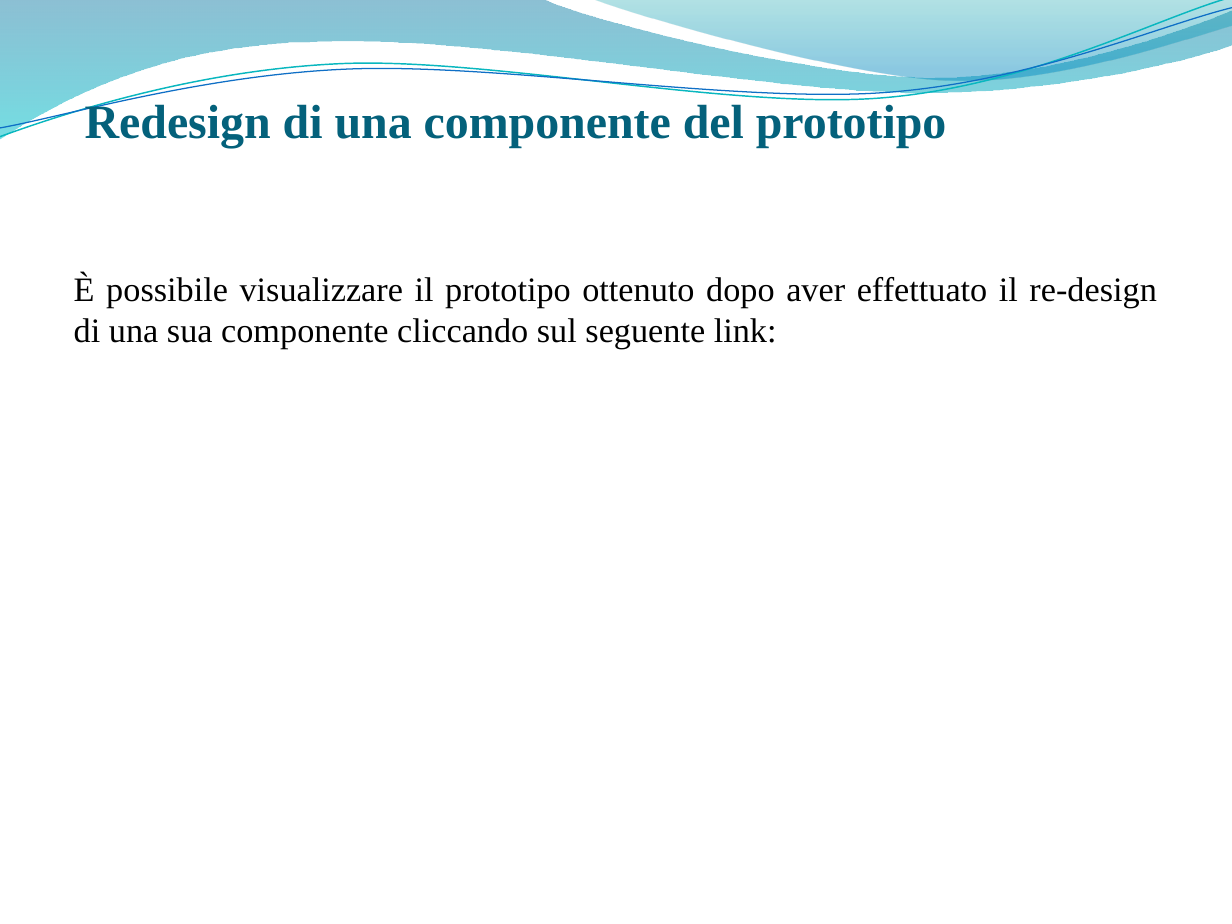
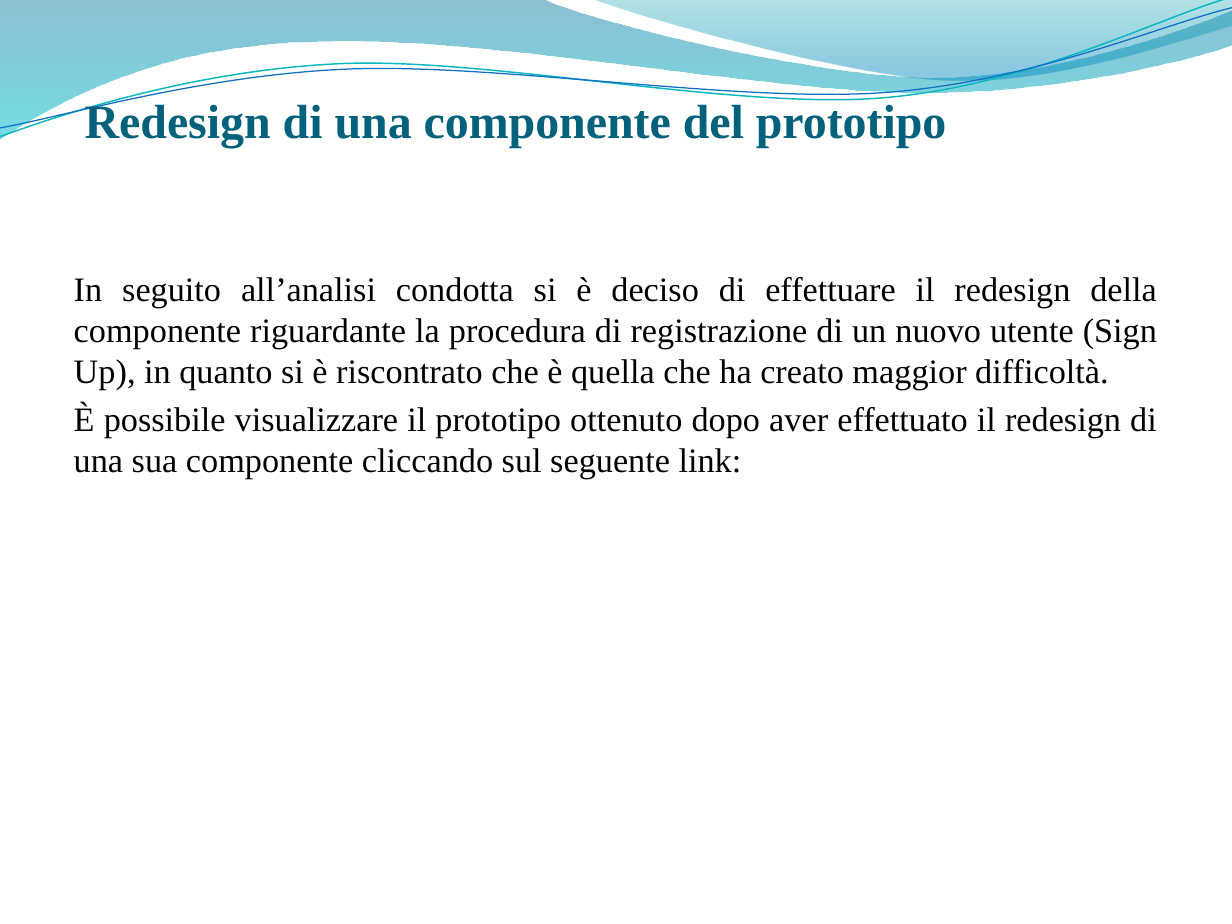
Before and after one commit to giusmastro91/Cognitive-systems, a slide deck: slide 40 of Prova_6/Leone_Mastrosimone_PresentazioneProgetto.pptx (slide 5 before the commit). Drawn at 1232x924 pixels with LibreOffice and Linux fonts; fonts in the diff are those of the drawing; background and template pictures are left out. Boxes give left, top, right and bottom in pixels: in the first picture for what was removed or moved away, otherwise in the second. Text is boxed around its words. In the diff, an @@ line names an element or a change of style, - is before the commit and + after.

```diff
--- a/Prova_6/Leone_Mastrosimone_PresentazioneProgetto.pptx
+++ b/Prova_6/Leone_Mastrosimone_PresentazioneProgetto.pptx
@@ text at [74,277,1157,479]: text changed @@
-È possibile visualizzare il prototipo ottenuto dopo aver effettuato il re-design di una sua componente cliccando sul seguente link:
+In seguito all’analisi condotta si è deciso di effettuare il redesign della componente riguardante la procedura di registrazione di un nuovo utente (Sign Up), in quanto si è riscontrato che è quella che ha creato maggior difficoltà.
+È possibile visualizzare il prototipo ottenuto dopo aver effettuato il redesign di una sua componente cliccando sul seguente link:
```
Also in this commit, not shown: 2 other slides changed, 2 slides added, 1 other file.
